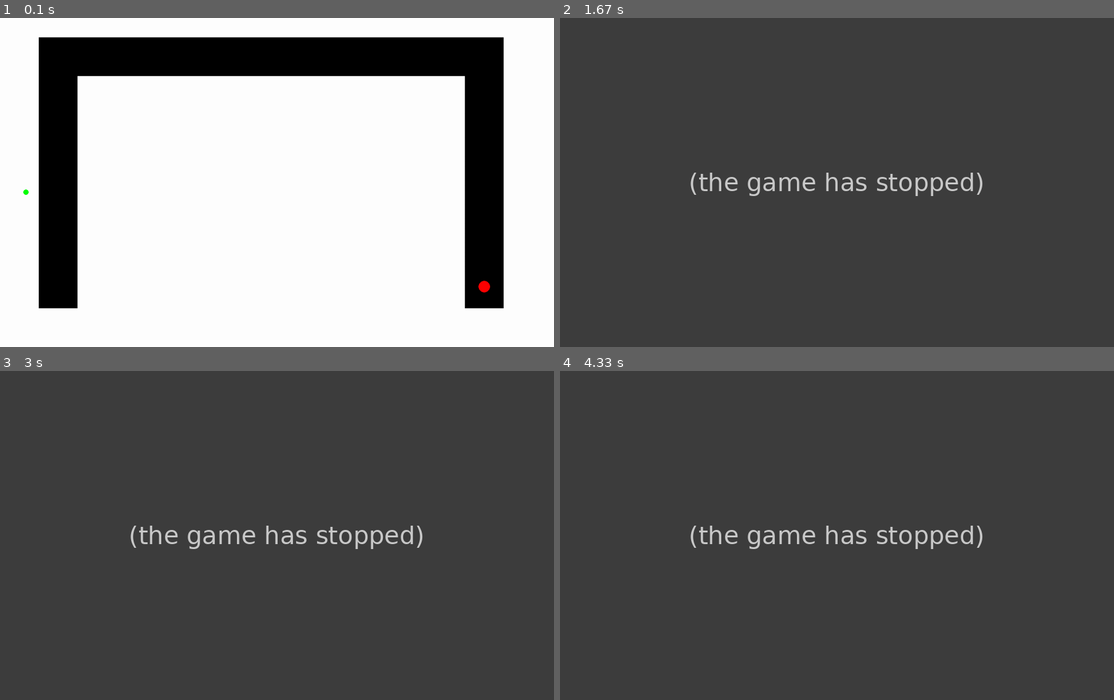
Above: before the commit, frames 1-4 (two rows, left to right).
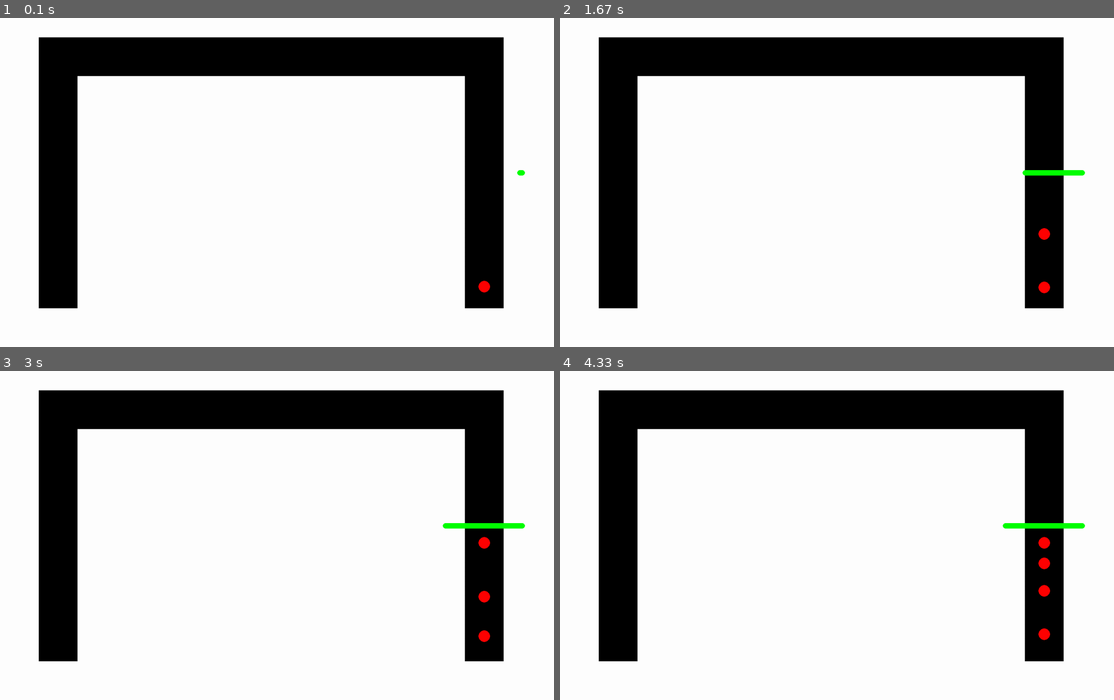
Above: after the commit, the same moments.

Repository: JCoder121/carsim
Game: pygame game, started from files/most_current.py
Same seed, same stepped clock (60 frames per second), same inputs: the game is played once before the commit and once after it.
Inputs (mouse positions are in pixels of both pictures, inside the frame that each line leads up to):
- Up to frame 1 (0.1 s): no input
- Up to frame 2 (1.67 s): tap Enter at 0.33 s; click (842, 205) at 0.72 s
- Up to frame 3 (3 s): no input
- Up to frame 4 (4.33 s): no input

The runs differ from the first frame. In frame 1, less than 0.1% of the frame differs, in the area x 4-95%, y 46-54%; in frame 2, 100%, in the area x 0-100%, y 0-100%; in frame 3, 100%; in frame 4, 100%.
Error before the commit: NameError: name 'MOUSEBUTTONDOWN' is not defined (most_current.py line 240); the game stopped at 0.33 s (later frames are placeholders)

Commit message:
Update most_current.py

Diff:
--- a/files/most_current.py
+++ b/files/most_current.py
@@ -35,8 +35,9 @@
 MAXSPEED = 2
 ACCEL = 0.03
 RANDOMPARAM = 25
+INFRONT = 40
 #change dt for acceleration change, bigger = faster accel
-dt = 0.005
+dt = 0.008
 
 class Ball:
     """
@@ -54,6 +55,20 @@
         self.y_accel = 0
         self.x_accel = 0
 
+    def dropoff(self):
+        self.drop_bool = False
+        self.drop_chance = random.randint(1, 20)
+
+        if not drop_bool:
+            if self.drop_chance == 3:
+                #wait time
+                for x in range(0,200):
+                    self.speed = 0
+
+                #last resort drop off here
+
+                self.drop_bool = True
+
     def accelerate(self, var1):
         self.Y_ACCEL = self.y_accel*self.y_accel * dt
         self.X_ACCEL = self.x_accel*self.x_accel * dt
@@ -93,6 +108,7 @@
             print(var1)
             sys.exit()
 
+    '''
     def decelerate(self, var1):
         self.Y_ACCEL = self.y_accel*self.y_accel * dt
         self.X_ACCEL = self.x_accel*self.x_accel * dt
@@ -130,6 +146,7 @@
         else:
             print('error decelerate')
             sys.exit()
+    '''
 
 
     def reset(self):
@@ -148,7 +165,8 @@
         self.y = 0
         self.speed = PERSON_SPEED
         self.initial = 0
-        self.personal_value = random.randint(0,2)
+        #self.personal_value = random.randint(0,2)
+        self.personal_value = 0
 
 
 def make_ball():
@@ -225,20 +243,38 @@
     # -------- Main Program Loop -----------
     while not done:
         # --- Event Processing
+
+        #on sublime, use below
         for event in pygame.event.get():
+
             if event.type == pygame.QUIT:
                 done = True
-            elif event.type == pygame.KEYDOWN:
-                #Space bar! Spawn a new ball.
+
+            if event.type == pygame.MOUSEBUTTONDOWN and ball.y<680:
+                ball = make_ball()
+                ball_list.append(ball)
+
+            if event.type == pygame.KEYDOWN:
+                person = make_person()
+                person_list.append(person)
+
+            #on IDLE, use below
+            '''
+            if event.type == pygame.QUIT:
+                done = True
+
+            if event.type == pygame.KEYDOWN:
+                print('something')
+                #Space bar spawn a new ball.
                 #prevent rapid firing spawn
                 if event.key == pygame.K_SPACE and ball.y < 680:
+                    print('hello')
                     ball = make_ball()
                     ball_list.append(ball)
                 if event.key == pygame.K_RETURN:
                     person = make_person()
                     person_list.append(person)
-                if event.type == MOUSEBUTTONDOWN:
-                    print('hello something happened')
+            '''
 
         #random car spawn
         x = random.randint(1,RANDOMPARAM)
@@ -247,8 +283,10 @@
             ball = make_ball()
             ball_list.append(ball)
 
+
         #random pedestrian spawn
-        another_random = random.randint(1, RANDOMPARAM + 100)
+        #another_random = random.randint(1, RANDOMPARAM + 100)
+        another_random = 3
         if (another_random == 3):
             person = make_person()
             person_list.append(person)
@@ -263,13 +301,15 @@
 
             if ball.x < 155 and ball.y > 90:
 
-                for infront in range(20,30):
+                for infront in range(20,INFRONT):
                     value3 = screen.get_at((int(ball.x), int(ball.y)+infront))
+
+
+
                     if (value3 == RED) or (value3 == GREEN):
                         accel_bool = False
                         #ball.decelerate(2)
                         ball.reset()
-                        break
 
                 if accel_bool:
                     ball.accelerate(2)
@@ -277,27 +317,25 @@
             else:
                 #see if ball is on right side, will go vertical motion up
                 if ball.y > 100:
-                    for infront in range(20, 30):
+                    for infront in range(20, INFRONT):
                         value1 = screen.get_at((int(ball.x), int(ball.y)-infront))
                         if (value1 == RED) or (value1 == GREEN):
                             accel_bool = False
                             #ball.decelerate(0)
                             ball.reset()
-                            break
 
                     if accel_bool:
                         ball.accelerate(0)
 
                 #see if ball is on top side, will go horizontal motion left
                 elif ball.y < 100:
-                    for infront in range(20, 30):
+                    for infront in range(20, INFRONT):
                         value2 = screen.get_at(((int(ball.x)-infront), int(ball.y)))
 
                         if (value2 == RED) or (value2 == GREEN):
                             accel_bool = False
                             #ball.decelerate(1)
                             ball.reset()
-                            break
 
                     if accel_bool:
                         ball.accelerate(1)
